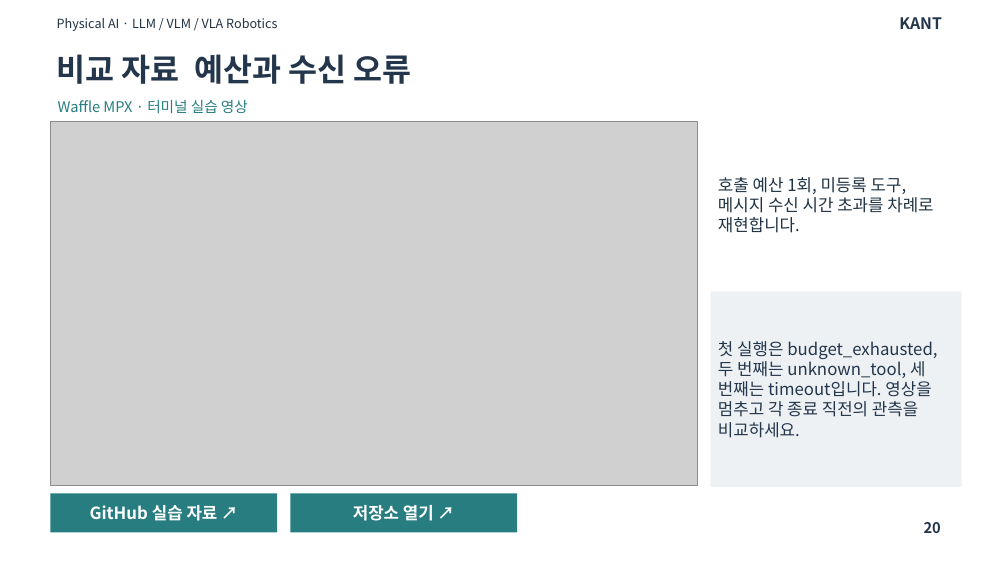
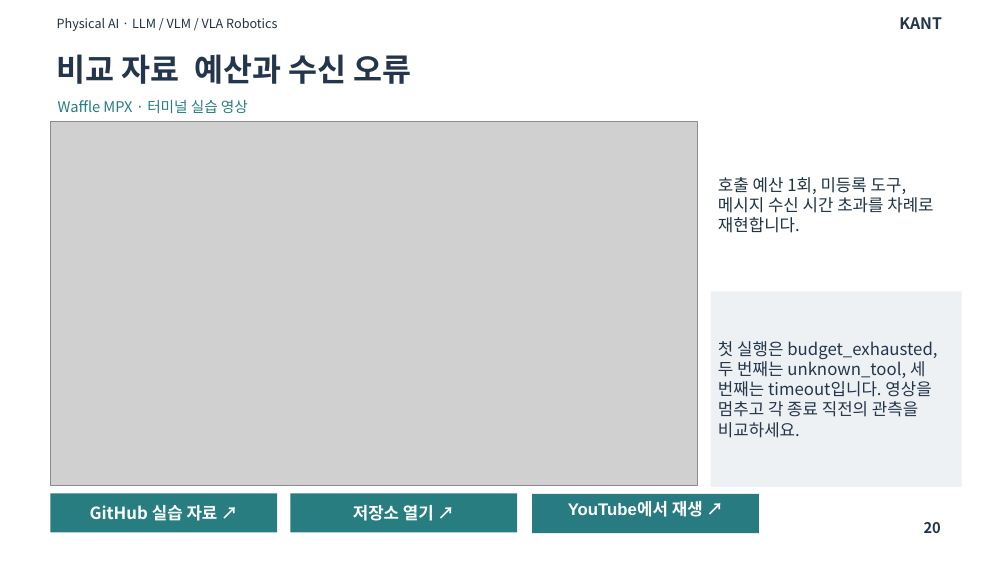
Before and after one commit to JuneKunst/waffle-mpx-lyrical, a slide deck: slide 20 of lessons/13-react/lesson13.pptx. Drawn at 1008x567 pixels with LibreOffice and Linux fonts; fonts in the diff are those of the drawing; grey boxes stand for pictures. Boxes give left, top, right and bottom in pixels: in the first picture for what was removed or moved away, otherwise in the second. Text is boxed around its words. In the diff, an @@ line names an element or a change of style, - is before the commit and + after.

Commit message:
파워포인트에서도 각 사례의 유튜브 영상을 바로 열 수 있게 합니다

```diff
--- a/lessons/13-react/lesson13.pptx
+++ b/lessons/13-react/lesson13.pptx
@@ rectangle added at [532,494,759,533], fill #287B80, 12 pt, text #FFFFFF, bold @@
+YouTube에서 재생 ↗
```
Also in this commit, not shown: 4 other slides changed.
